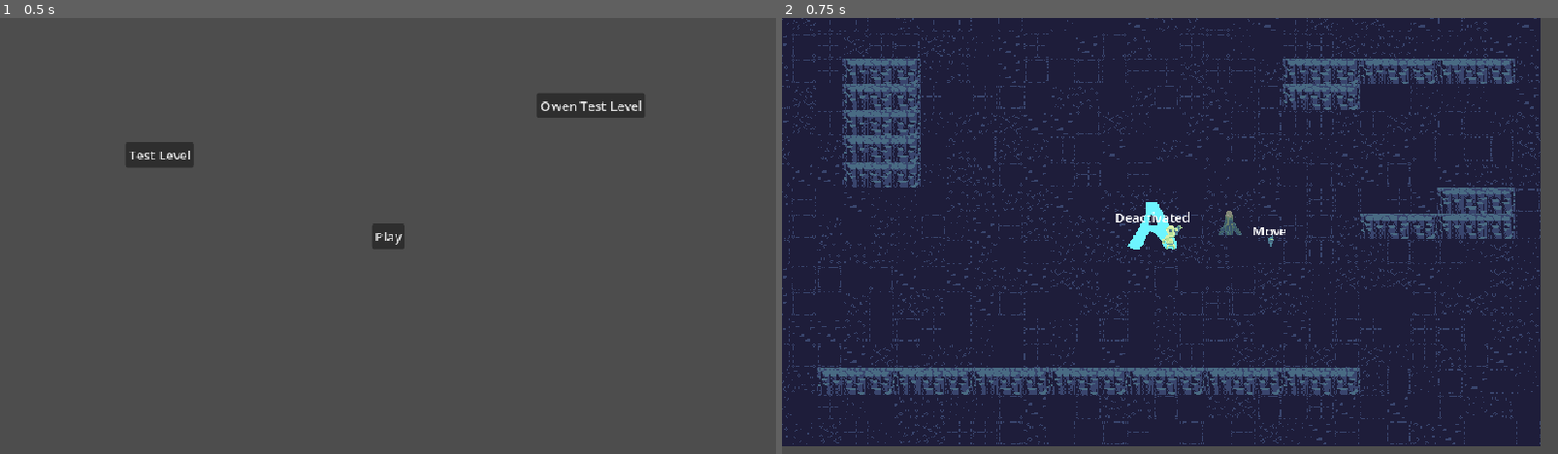
Above: before the commit, frames 1-2 (left to right).
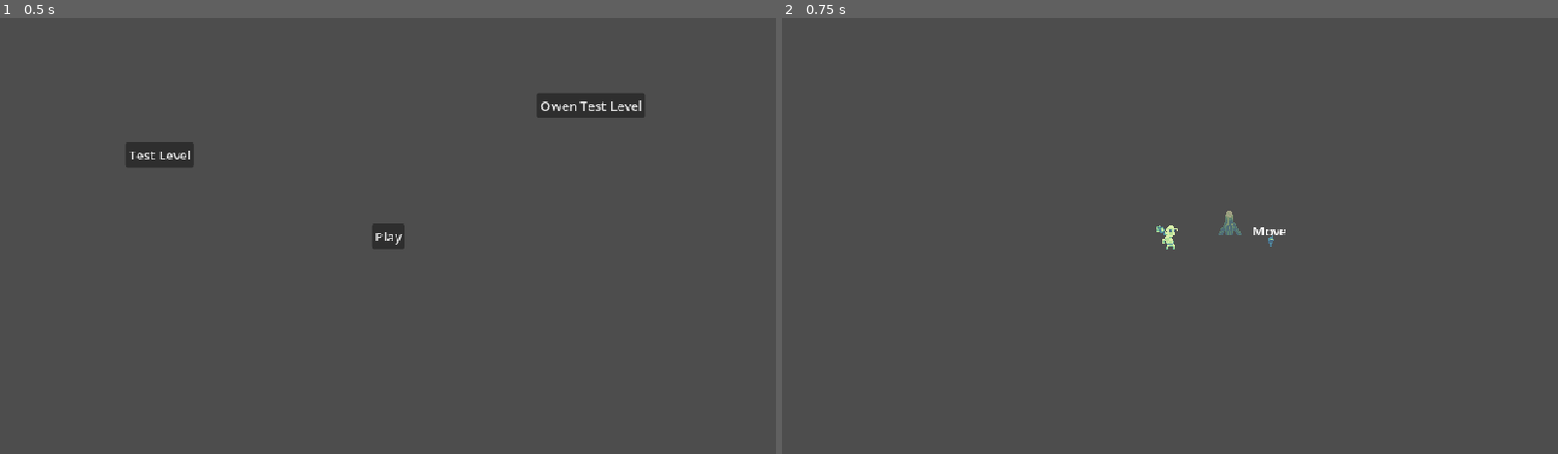
Above: after the commit, the same moments.

Repository: austingwatson/Signal
Game: Godot game, scene res://scenes/screen/title_screen.tscn
Same seed, same stepped clock (60 frames per second), same inputs: the game is played once before the commit and once after it.
Inputs:
- Up to frame 1 (0.5 s): no input
- Up to frame 2 (0.75 s): click "Test Level" at 0.5 s

Frame 1 is identical in both runs. In frame 2, 96% of the frame differs, in the area x 0-98%, y 0-99%.

Commit message:
added some background level load

Diff:
--- a/scenes/screen/test_level_screen.tscn
+++ b/scenes/screen/test_level_screen.tscn
@@ -21,7 +21,7 @@
 
 [node name="TiledMap" parent="." unique_id=859205898 instance=ExtResource("1_81dx7")]
 chunk_library = Array[PackedScene]([ExtResource("4_pp5kj")])
-map_size = Vector2i(1, 1)
+map_size = Vector2i(10, 10)
 towers_amount = 1
 
 [node name="Player" parent="." unique_id=366550933 instance=ExtResource("1_kfx0g")]
--- a/scripts/entity/multi_tool.gd
+++ b/scripts/entity/multi_tool.gd
@@ -4,6 +4,7 @@
 @export var multi_tool_stats: MultiToolStats
 @export var textures: Array[Texture2D] = []
 @export var damage: Damage
+@export var force_placement := false
 var signal_towers: Array[InteractableComponent] = []
 var facing_direction := 1
 @onready var sprite := $Sprite2D
@@ -28,15 +29,21 @@
 
 	look_at(get_global_mouse_position())
 	rotation = wrapf(rotation, -PI, PI)
-	if facing_direction > 0:
-		rotation = clamp(rotation, deg_to_rad(-45), deg_to_rad(45))
-		sprite.flip_v = false
-	elif facing_direction < 0:
-		if rotation < 0 and rad_to_deg(rotation) > -135:
-			rotation = deg_to_rad(-135)
-		elif rotation > 0 and rad_to_deg(rotation) < 115:
-			rotation = deg_to_rad(115)
-		sprite.flip_v = true
+	if force_placement:
+		if facing_direction > 0:
+			rotation = clamp(rotation, deg_to_rad(-45), deg_to_rad(45))
+			sprite.flip_v = false
+		elif facing_direction < 0:
+			if rotation < 0 and rad_to_deg(rotation) > -135:
+				rotation = deg_to_rad(-135)
+			elif rotation > 0 and rad_to_deg(rotation) < 115:
+				rotation = deg_to_rad(115)
+			sprite.flip_v = true
+	else:
+		if abs(rotation) > PI * 0.5:
+			sprite.flip_v = true
+		else:
+			sprite.flip_v = false
 	detection_component.rotation = rotation
 
 
--- a/scripts/map/chunk_merger.gd
+++ b/scripts/map/chunk_merger.gd
@@ -1,4 +1,5 @@
 extends Node
+
 
 func merge_chunks(world: Array, final_ground: TileMapLayer, final_wall: TileMapLayer, final_clutter: TileMapLayer, final_spawn: TileMapLayer):
 	for y in range(world.size()):
--- a/scripts/map/tiled_map.gd
+++ b/scripts/map/tiled_map.gd
@@ -1,4 +1,13 @@
 extends Node2D
+
+enum LoadingStep {
+	BUILD_WORLD,
+	MERGE_CHUNKS,
+	SPAWN_OBJECTS,
+	CLEANUP,
+	SETUP_FLOWFIELD,
+	DONE,
+}
 
 const ARROW_UP = Vector2i(3, 0)
 const ARROW_RIGHT = Vector2i(0, 0)
@@ -19,8 +28,12 @@
 var generator := preload("res://scripts/map/procedural_generator.gd").new()
 var merger := preload("res://scripts/map/chunk_merger.gd").new()
 var flow_field := preload("res://scripts/map/flow_field.tres")
+var world_generator_id := -1
 var flow_field_id := -1
 var towers := []
+
+var loading_step := LoadingStep.BUILD_WORLD
+var world: Array
 
 @onready var ground = $Ground
 @onready var wall = $Wall
@@ -30,29 +43,86 @@
 
 
 func _ready():
-	var world = generator.build_world(chunk_library, map_size.x, map_size.y, towers_amount)
-	merger.merge_chunks(world, ground, wall, clutter, spawn)
-
-	var towers = spawn_towers(world)
-	spawn_materials()
-	free_world(world)
-	spawn.queue_free()
-
-	flow_field.setup(ground, wall, clutter)
-	#create_flowfield(towers)
 	debug_flow_layer.visible = debug_flow
-
 	GlobalSignals.activate_tower.connect(_on_activate_tower)
 	GlobalSignals.deactivate_tower.connect(_on_deactivate_tower)
 
+	await get_tree().create_timer(0.5).timeout
+	build_world()
+
 
 func _process(_delta: float) -> void:
+	if world_generator_id != -1 and WorkerThreadPool.is_task_completed(world_generator_id):
+		WorkerThreadPool.wait_for_task_completion(world_generator_id)
+
+		match loading_step:
+			LoadingStep.BUILD_WORLD:
+				merge_chunks()
+			LoadingStep.MERGE_CHUNKS:
+				spawn_objects()
+			LoadingStep.SPAWN_OBJECTS:
+				cleanup()
+			LoadingStep.CLEANUP:
+				setup_flowfield()
+			LoadingStep.SETUP_FLOWFIELD:
+				world_generator_id = -1
+				loading_step = LoadingStep.DONE
+
+
 	if flow_field_id != -1 and WorkerThreadPool.is_task_completed(flow_field_id):
 		WorkerThreadPool.wait_for_task_completion(flow_field_id)
 		flow_field_id = -1
 
 		if debug_flow:
 			draw_flow_debug()
+
+
+func build_world() -> void:
+	loading_step = LoadingStep.BUILD_WORLD
+	world_generator_id = WorkerThreadPool.add_task(
+		func():
+			world = generator.build_world(chunk_library, map_size.x, map_size.y, towers_amount)
+	)
+
+func merge_chunks() -> void:
+	loading_step = LoadingStep.MERGE_CHUNKS
+
+	merger.merge_chunks(world, ground, wall, clutter, spawn)
+	spawn_objects()
+	return
+
+	# changing tilemaplayers is not thread safe
+	world_generator_id = WorkerThreadPool.add_task(
+		func():
+			merger.merge_chunks(world, ground, wall, clutter, spawn)
+	)
+
+
+func spawn_objects() -> void:
+	loading_step = LoadingStep.SPAWN_OBJECTS
+	world_generator_id = WorkerThreadPool.add_task(
+		func():
+			var towers = spawn_towers(world)
+			spawn_materials()
+	)
+
+
+func cleanup() -> void:
+	loading_step = LoadingStep.CLEANUP
+	world_generator_id = WorkerThreadPool.add_task(
+		func():
+			free_world(world)
+			spawn.queue_free()
+	)
+
+
+func setup_flowfield() -> void:
+	loading_step = LoadingStep.SETUP_FLOWFIELD
+	world_generator_id = WorkerThreadPool.add_task(
+		func():
+			flow_field.setup(ground, wall, clutter)
+			#create_flowfield(towers)
+	)
 
 
 func spawn_towers(world: Array) -> Array:
@@ -73,7 +143,8 @@
 				)
 
 				towers.append(tower)
-				EntityManager.add_child(tower)
+				EntityManager.call_deferred("add_child", tower)
+				#EntityManager.add_child(tower)
 
 	return towers
 
